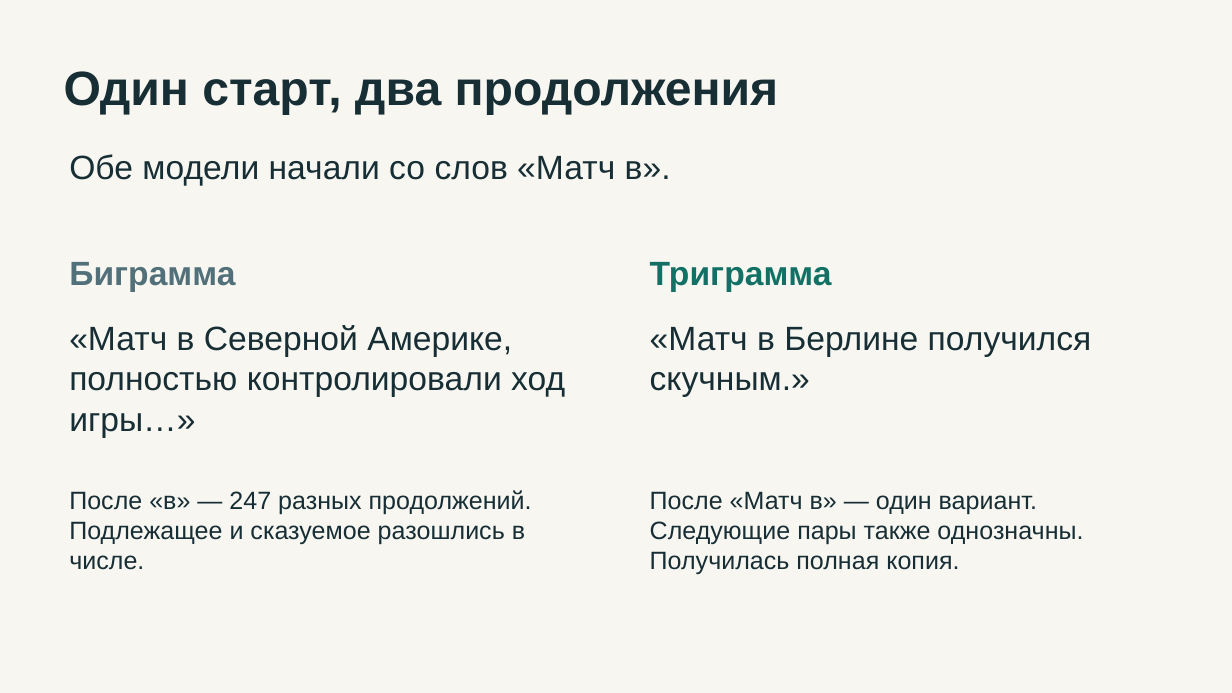
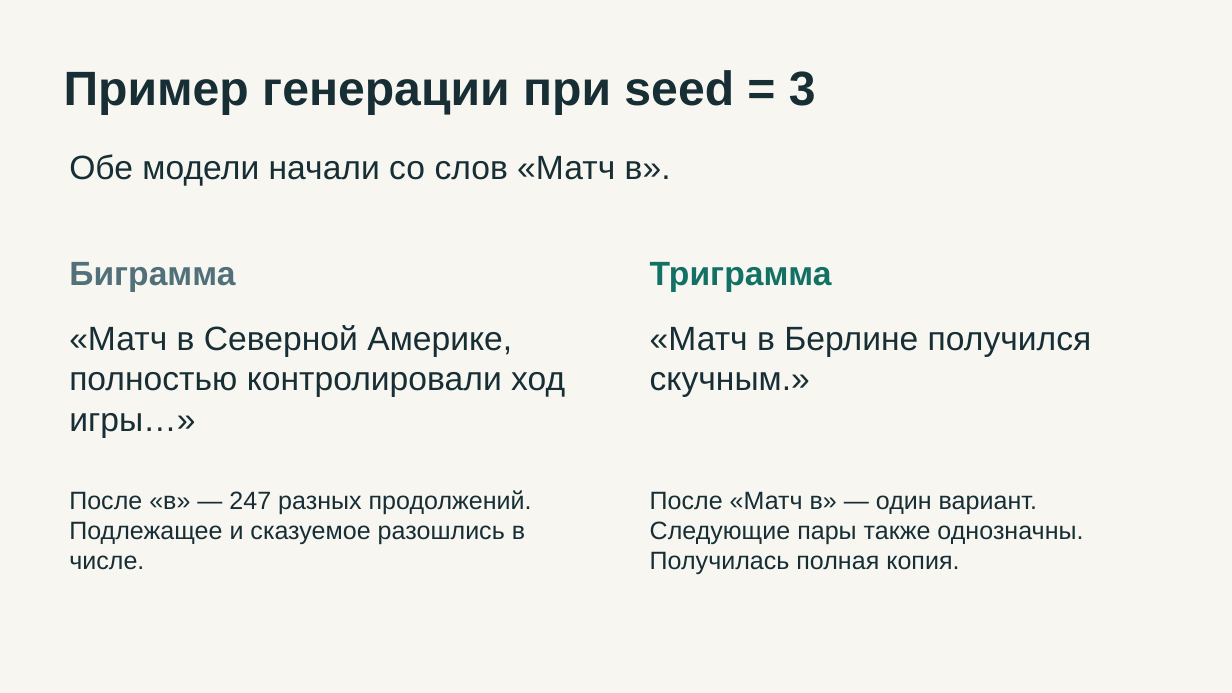
Before and after one commit to artembabin559-prog/lenta-ngram-lab, a slide deck: slide 7 of presentation.pptx. Drawn at 1232x693 pixels with LibreOffice and Linux fonts; fonts in the diff are those of the drawing. Boxes give left, top, right and bottom in pixels: in the first picture for what was removed or moved away, otherwise in the second. Text is boxed around its words. In the diff, an @@ line names an element or a change of style, - is before the commit and + after.

```diff
--- a/presentation.pptx
+++ b/presentation.pptx
@@ text at [64, 70, 816, 115]: text changed @@
-Один старт, два продолжения
+Пример генерации при seed = 3
```
Also in this commit, not shown: 4 other slides changed, 2 other files.
